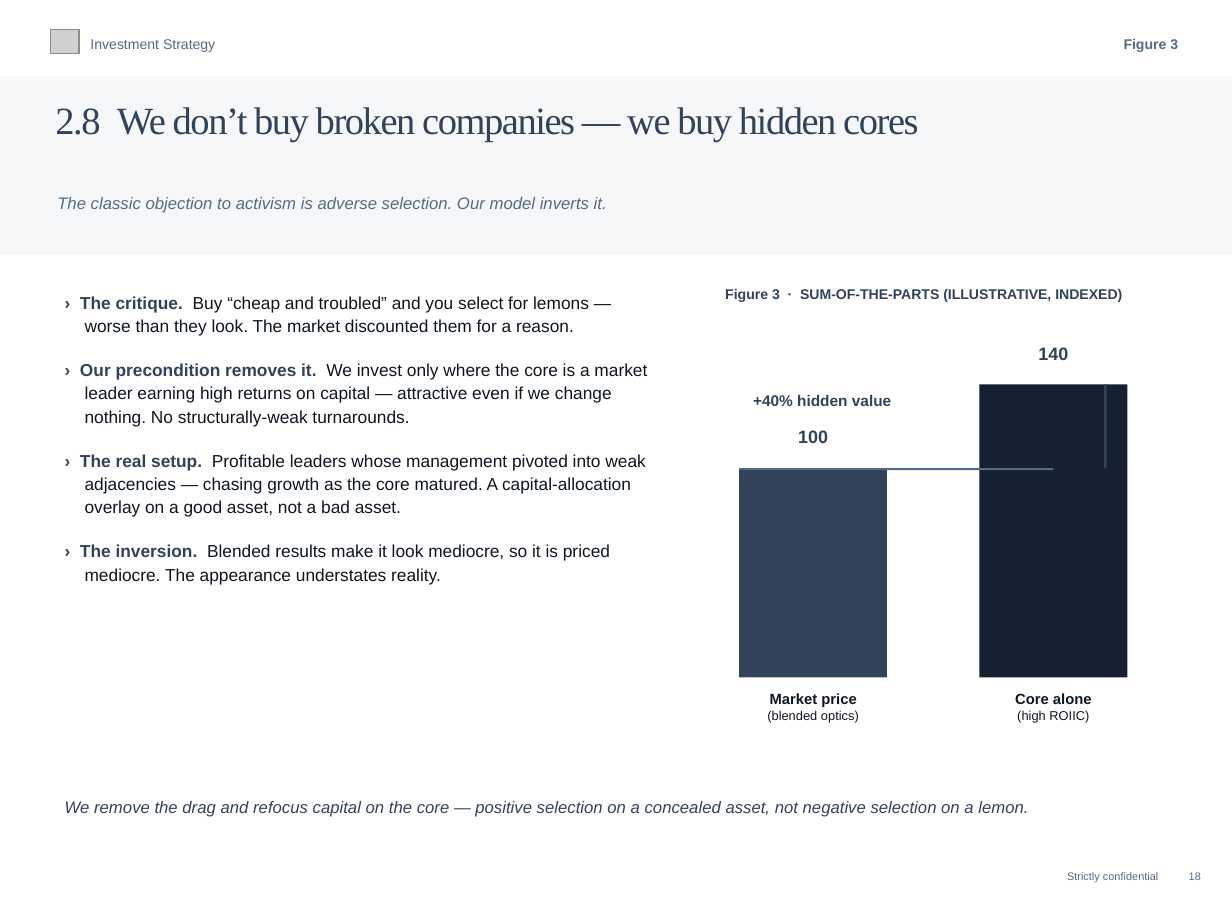
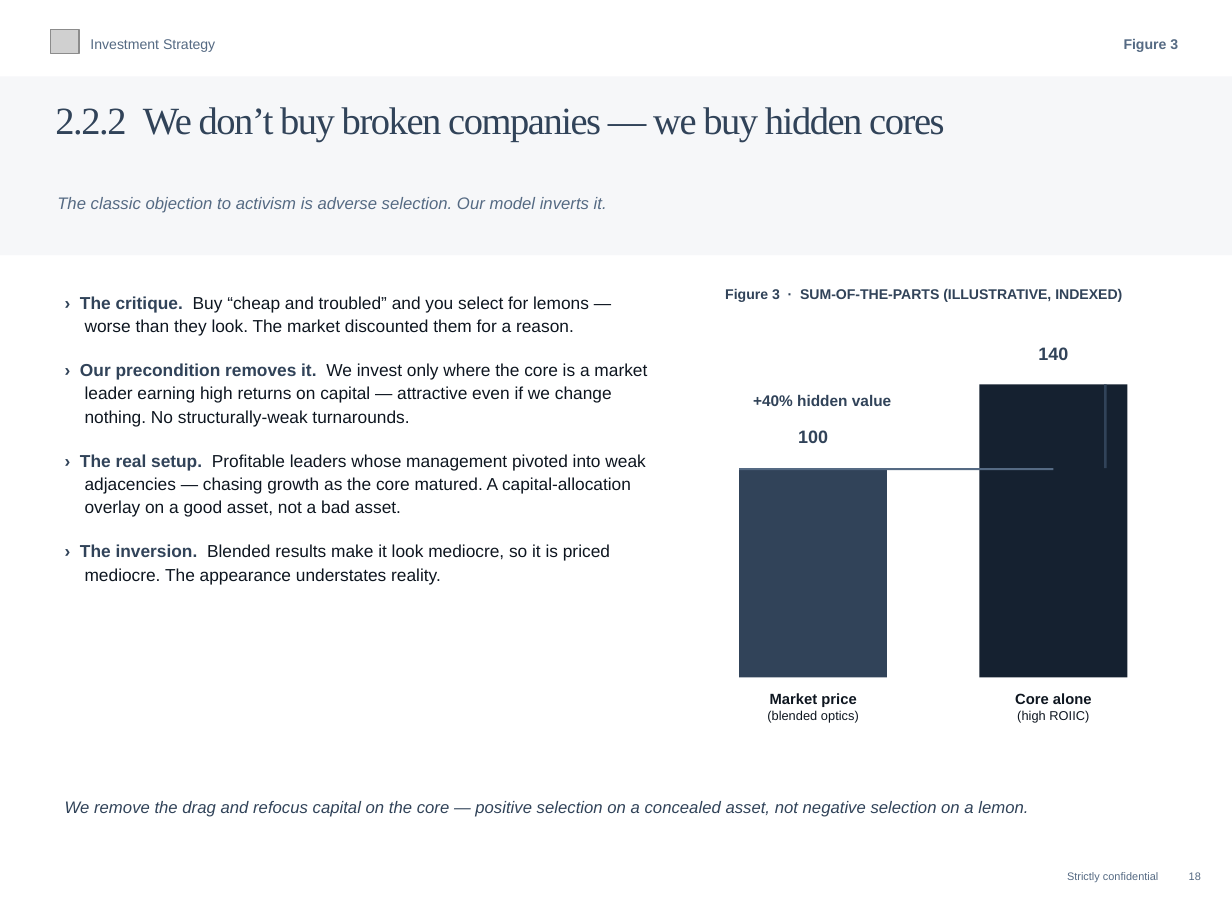
Before and after one commit to charette-lab/Claude, a slide deck: slide 21 of Athanase_Engaged_Ownership_Allocator_Deck.pptx. Drawn at 1232x924 pixels with LibreOffice and Linux fonts; fonts in the diff are those of the drawing; grey boxes stand for pictures. Boxes give left, top, right and bottom in pixels: in the first picture for what was removed or moved away, otherwise in the second. Text is boxed around its words. In the diff, an @@ line names an element or a change of style, - is before the commit and + after.

```diff
--- a/Athanase_Engaged_Ownership_Allocator_Deck.pptx
+++ b/Athanase_Engaged_Ownership_Allocator_Deck.pptx
@@ text at (55,107,944,142): text changed @@
-2.8 We don’t buy broken companies — we buy hidden cores
+2.2.2 We don’t buy broken companies — we buy hidden cores
```
Also in this commit, not shown: 32 other slides changed, 1 other file.
